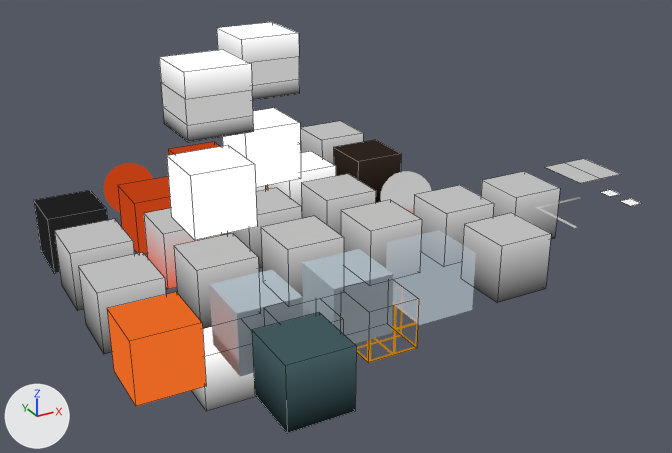
A saved change to the Blender file assets/test_chambers/materials.blend.
Both versions are drawn from a 50 mm camera at (-9.4, -24.8, 13.3) aimed at (5.0, 1.4, 0.2). The lights are fixed; the arrows at lower left show +X, +Y and +Z. Mesh edges are drawn as thin lines on the coarser meshes.

Objects in the first picture: 'ambient block', 'ambient block.001', 'ambient block.002', 'ambient block.004', 'ambient block.005', 'ambient block.006', 'ambient block.019', 'ambient block.026', 'ambient block.032', 'concrete wall lighten', 'concrete wall lighten.001', 'concrete wall lighten.003'.
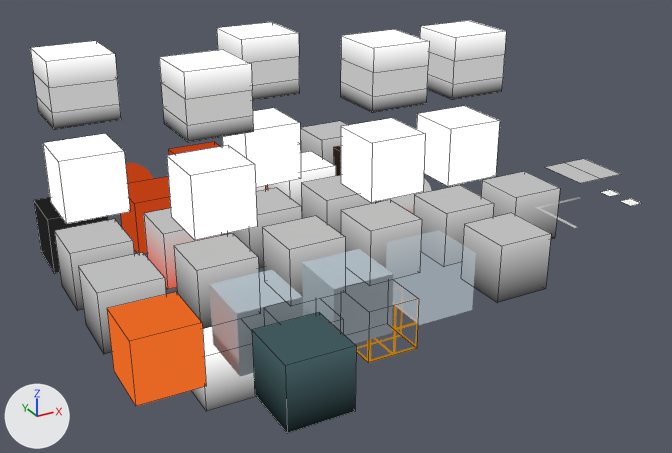
Pixel boxes [x1, y1, x2, y2] of what changed, in the pictures (672 x 453 px):
'concrete wall lighten.009', added: after [30, 41, 121, 129]
'concrete wall lighten.005', added: after [341, 29, 429, 112]
'ambient block.002', moved: before [261, 216, 344, 307]; after [262, 216, 345, 306]
'concrete wall lighten.008', added: after [43, 133, 130, 224]
'concrete wall lighten.004', added: after [341, 118, 425, 203]
'concrete wall lighten.007', added: after [420, 20, 506, 99]
'concrete wall lighten.006', added: after [417, 106, 500, 186]
'ambient block.024', unchanged, covered by the edit: before [333, 140, 401, 203]; after [333, 146, 381, 203]
'ambient block.014', unchanged, covered by the edit: before [380, 171, 432, 214]; after [381, 178, 432, 214]

What changed in the scene script:
```text
Change ob_ambient_block_002:
    ob_ambient_block_002.location: (3.0, 0.0, 0.0) -> (3.06, -0.01, 0.0)
Add ob_concrete_wall_lighten_009:
    ob_concrete_wall_lighten_009 = bpy.data.objects.new('concrete wall lighten.009', me_cube_040)  # 16 vertices, 14 faces; spans x -1.0..1.0, y -1.0..1.0, z -1.0..1.0; in mat_metal_modular_floor001_color_blend (its picture is missing)
    ob_concrete_wall_lighten_009.location = (-3.0, 3.0, 6.0)
Add ob_concrete_wall_lighten_008:
    ob_concrete_wall_lighten_008 = bpy.data.objects.new('concrete wall lighten.008', me_cube_039)  # a box spanning x -1.0..1.0, y -1.0..1.0, z -1.0..1.0; in mat_metal_modular_floor001_lighten (its picture is missing)
    ob_concrete_wall_lighten_008.location = (-3.0, 3.0, 3.0)
Add ob_concrete_wall_lighten_007:
    ob_concrete_wall_lighten_007 = bpy.data.objects.new('concrete wall lighten.007', me_cube_038)  # 16 vertices, 14 faces; spans x -1.0..1.0, y -1.0..1.0, z -1.0..1.0; in mat_concrete_modular_ceiling001a_color_blend (its picture is missing)
    ob_concrete_wall_lighten_007.location = (9.0, 0.0, 6.0)
Add ob_concrete_wall_lighten_006:
    ob_concrete_wall_lighten_006 = bpy.data.objects.new('concrete wall lighten.006', me_cube_037)  # a box spanning x -1.0..1.0, y -1.0..1.0, z -1.0..1.0; in mat_concrete_modular_ceiling001a_lighten (its picture is missing)
    ob_concrete_wall_lighten_006.location = (9.0, 0.0, 3.0)
Add ob_concrete_wall_lighten_005:
    ob_concrete_wall_lighten_005 = bpy.data.objects.new('concrete wall lighten.005', me_cube_036)  # 16 vertices, 14 faces; spans x -1.0..1.0, y -1.0..1.0, z -1.0..1.0; in mat_concrete_modular_floor001a_color_blend (its picture is missing)
    ob_concrete_wall_lighten_005.location = (6.0, 0.0, 6.0)
Add ob_concrete_wall_lighten_004:
    ob_concrete_wall_lighten_004 = bpy.data.objects.new('concrete wall lighten.004', me_cube_032)  # a box spanning x -1.0..1.0, y -1.0..1.0, z -1.0..1.0; in mat_concrete_modular_floor001a_lighten (its picture is missing)
    ob_concrete_wall_lighten_004.location = (6.0, 0.0, 3.0)
```
